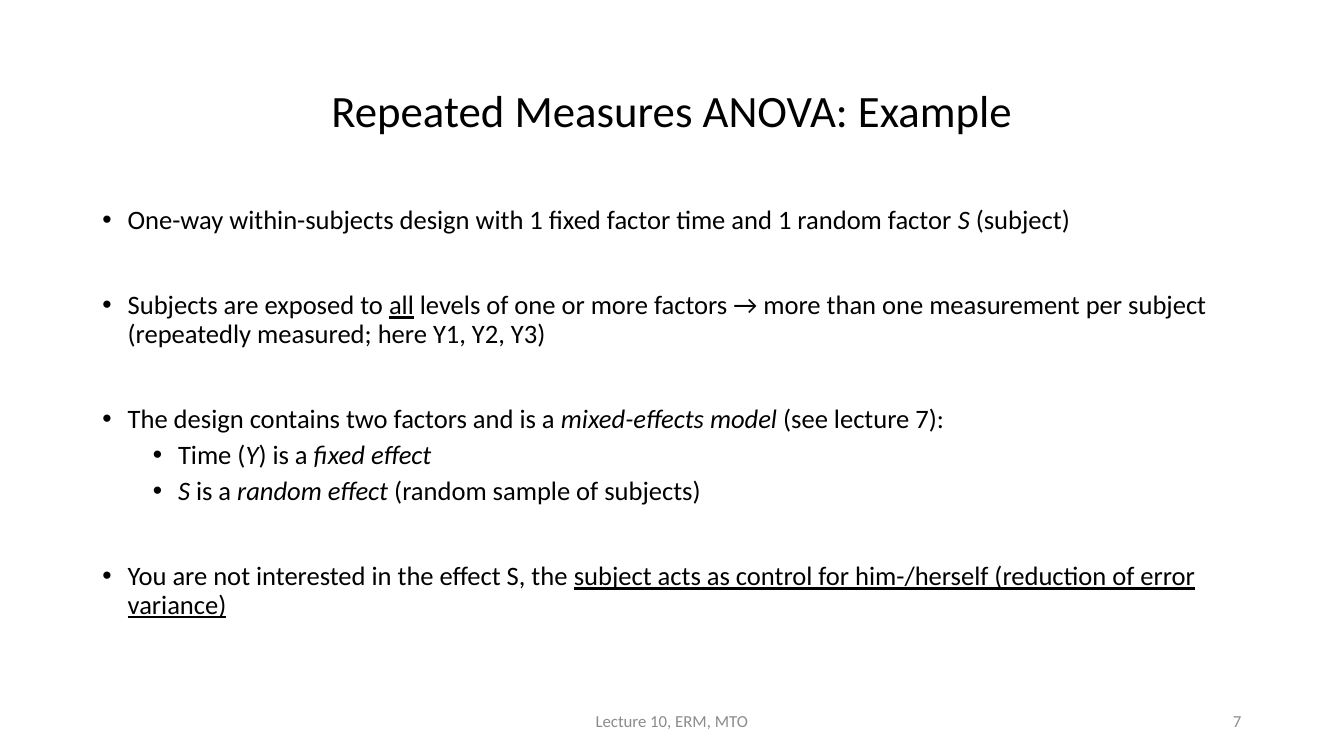
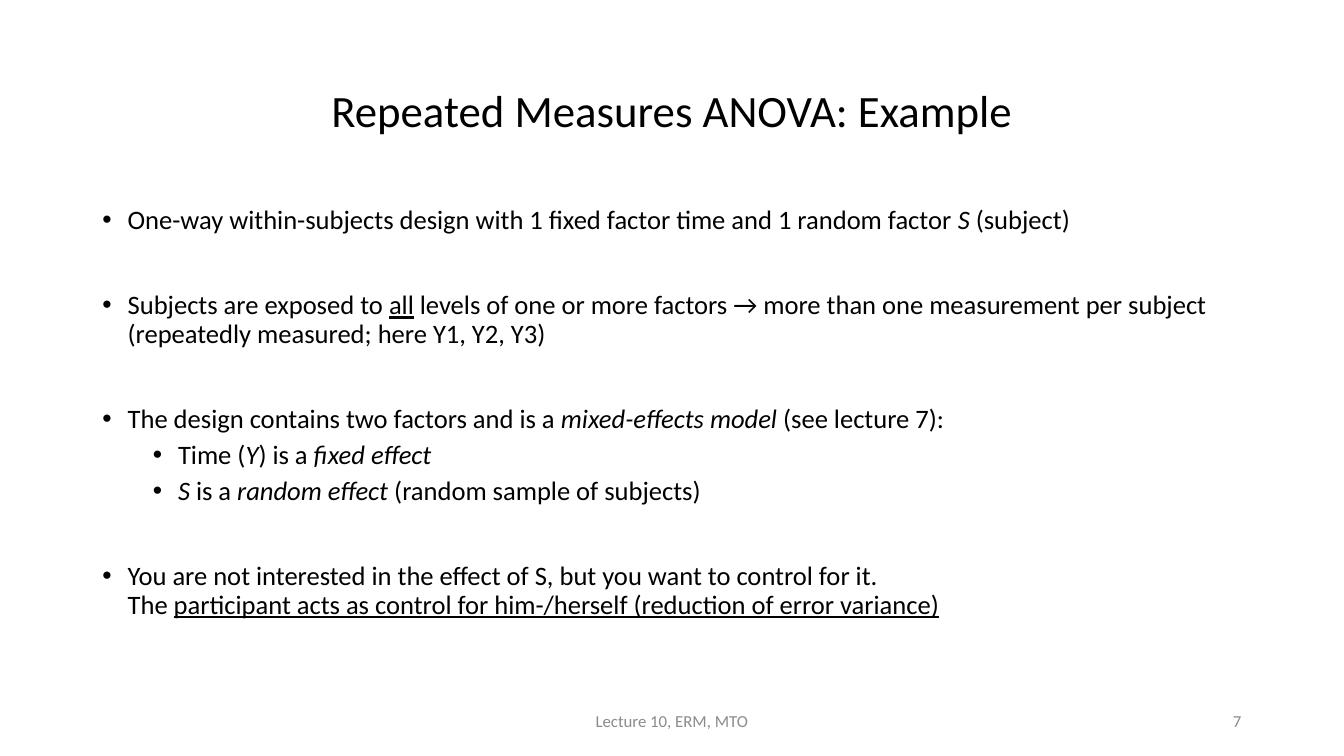
Before and after one commit to cjvanlissa/erm, a slide deck: slide 7 of HC10/HC10_EN.pptx. Drawn at 1344x756 pixels with LibreOffice and Linux fonts; fonts in the diff are those of the drawing. Boxes give left, top, right and bottom in pixels: in the first picture for what was removed or moved away, otherwise in the second. Text is boxed around its words. In the diff, an @@ line names an element or a change of style, - is before the commit and + after.

```diff
--- a/HC10/HC10_EN.pptx
+++ b/HC10/HC10_EN.pptx
@@ text at [128, 566, 939, 619]: text changed @@
-• You are not interested in the effect S, the subject acts as control for him-/herself (reduction of error variance)
+• You are not interested in the effect of S, but you want to control for it.
+  The participant acts as control for him-/herself (reduction of error variance)
```
Also in this commit, not shown: 1 other slide changed, 1 slide added, 1 other file.
